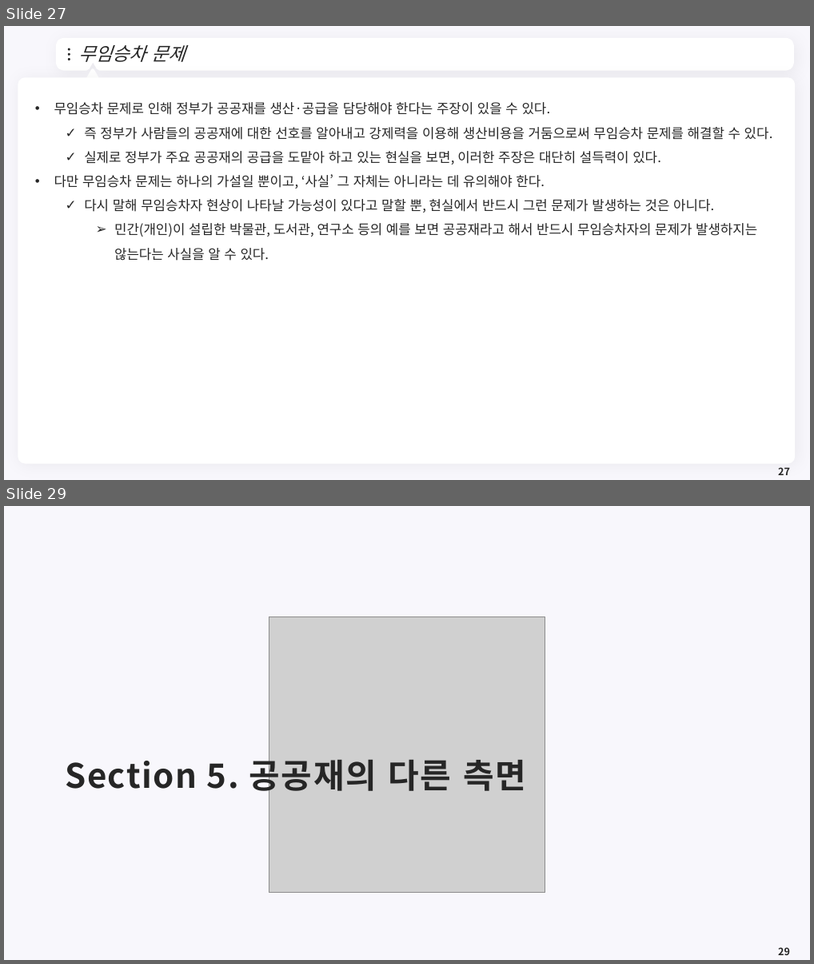
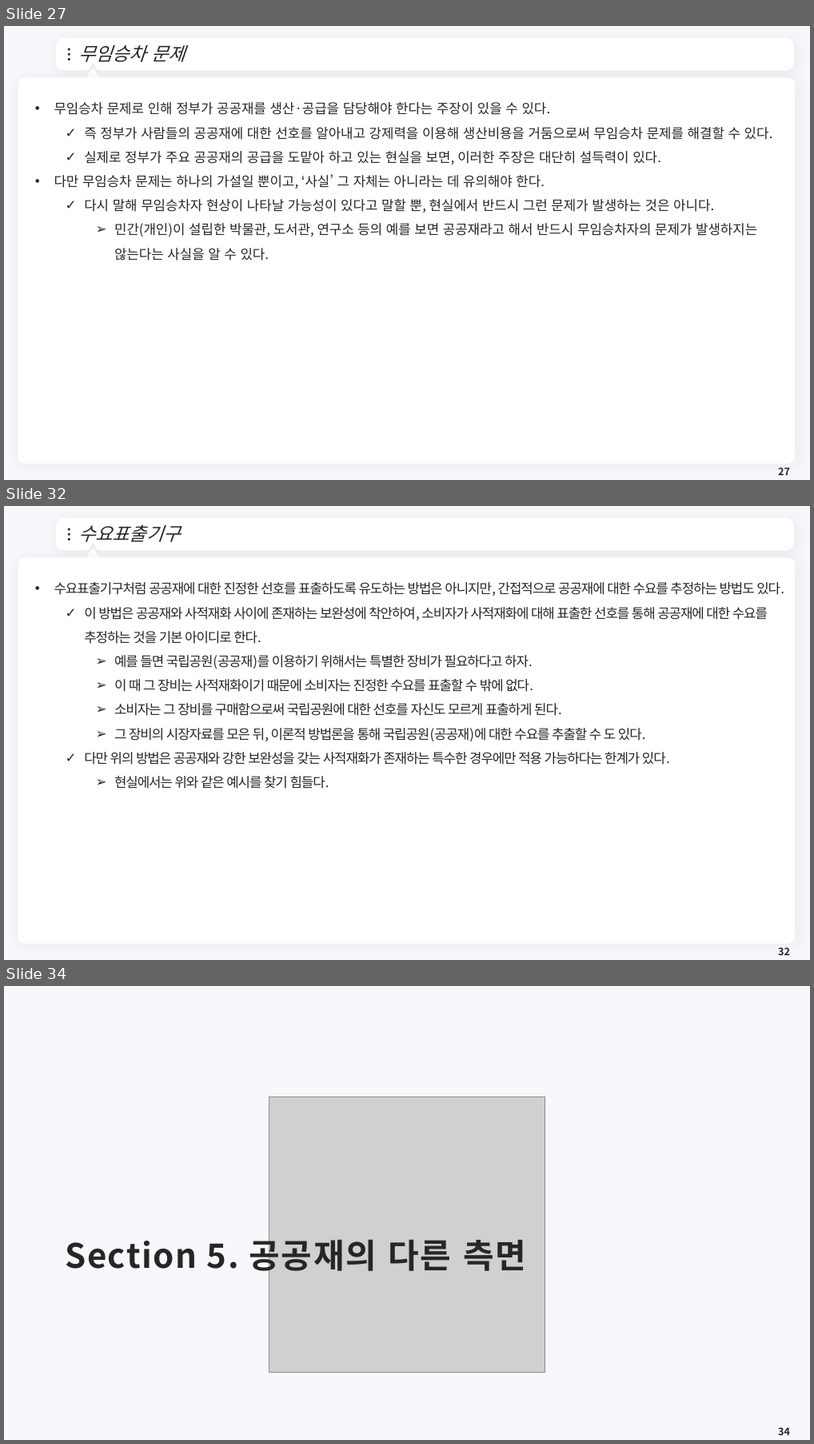
Before and after one commit to meandthey/Teaching, a slide deck: 재정학/01_Lectures/재정학_Chapter_4.pptx. Shown one above the other, each under a label of ours: slides 27 and 29 before the commit, slides 27, 32 and 34 after it; the slides between them are not shown. The pictures are 814x964 and 814x1444 pixels, drawn with LibreOffice and Linux fonts; fonts in the diff are those of the drawing; grey boxes stand for pictures; background and template pictures are left out. Boxes give left, top, right and bottom in pixels: in the first picture for what was removed or moved away, otherwise in the second. Text is boxed around its words. In the diff, an @@ line names an element or a change of style, - is before the commit and + after.

```diff
--- a/재정학/01_Lectures/재정학_Chapter_4.pptx
+++ b/재정학/01_Lectures/재정학_Chapter_4.pptx
@@ slide 32 added at bbox=[4, 506, 810, 960], background #F8F7FC; not listed: 7 template elements that a slide beside it also shows @@
@@ title added at bbox=[78, 524, 180, 542], 22 pt, text #262626, italic @@
+수요표출기구
@@ text added at bbox=[54, 582, 785, 788], 16 pt, text #262626 @@
+• 수요표출기구처럼 공공재에 대한 진정한 선호를 표출하도록 유도하는 방법은 아니지만, 간접적으로 공공재에 대한 수요를 추정하는 방법도 있다.
+  ✓ 이 방법은 공공재와 사적재화 사이에 존재하는 보완성에 착안하여, 소비자가 사적재화에 대해 표출한 선호를 통해 공공재에 대한 수요를 추정하는 것을 기본 아이디로 한다.
+    ➢ 예를 들면 국립공원(공공재)를 이용하기 위해서는 특별한 장비가 필요하다고 하자.
+    ➢ 이 때 그 장비는 사적재화이기 때문에 소비자는 진정한 수요를 표출할 수 밖에 없다.
+    ➢ 소비자는 그 장비를 구매함으로써 국립공원에 대한 선호를 자신도 모르게 표출하게 된다.
+    ➢ 그 장비의 시장자료를 모은 뒤, 이론적 방법론을 통해 국립공원(공공재)에 대한 수요를 추출할 수 도 있다.
+  ✓ 다만 위의 방법은 공공재와 강한 보완성을 갖는 사적재화가 존재하는 특수한 경우에만 적용 가능하다는 한계가 있다.
+    ➢ 현실에서는 위와 같은 예시를 찾기 힘들다.
@@ page number added at bbox=[778, 947, 790, 955], 12 pt, text #262626, bold @@
+32
@@ what was slide 29 is now slide 34 @@
@@ page number at bbox=[778, 1427, 790, 1435]: text changed @@
-29
+34
```
Also in this commit, not shown: 1 slide changed, 7 other slides added.
